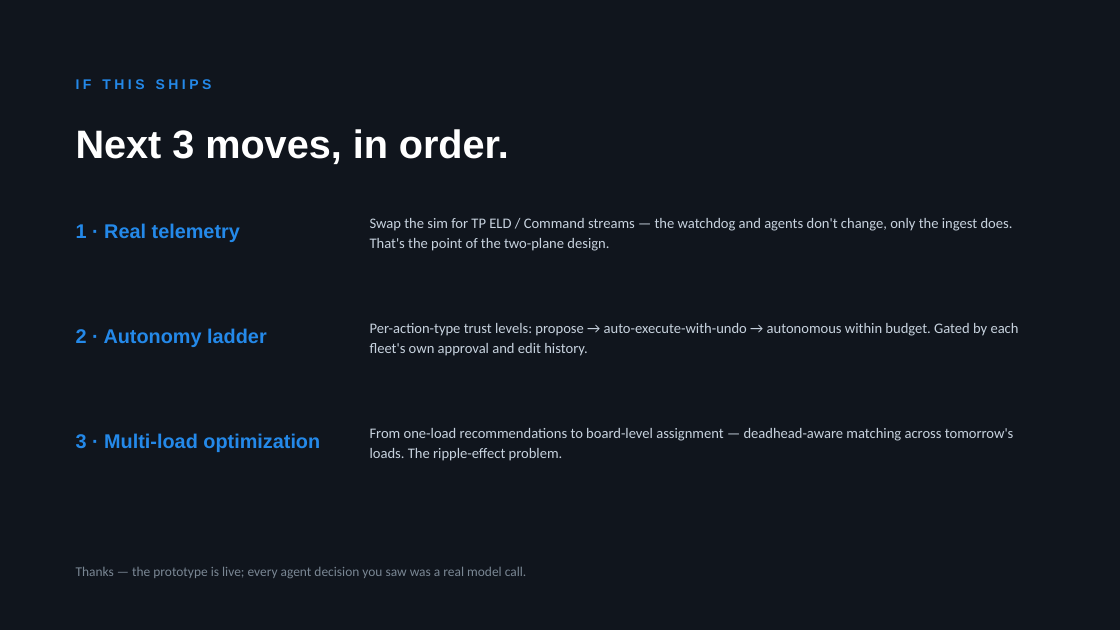
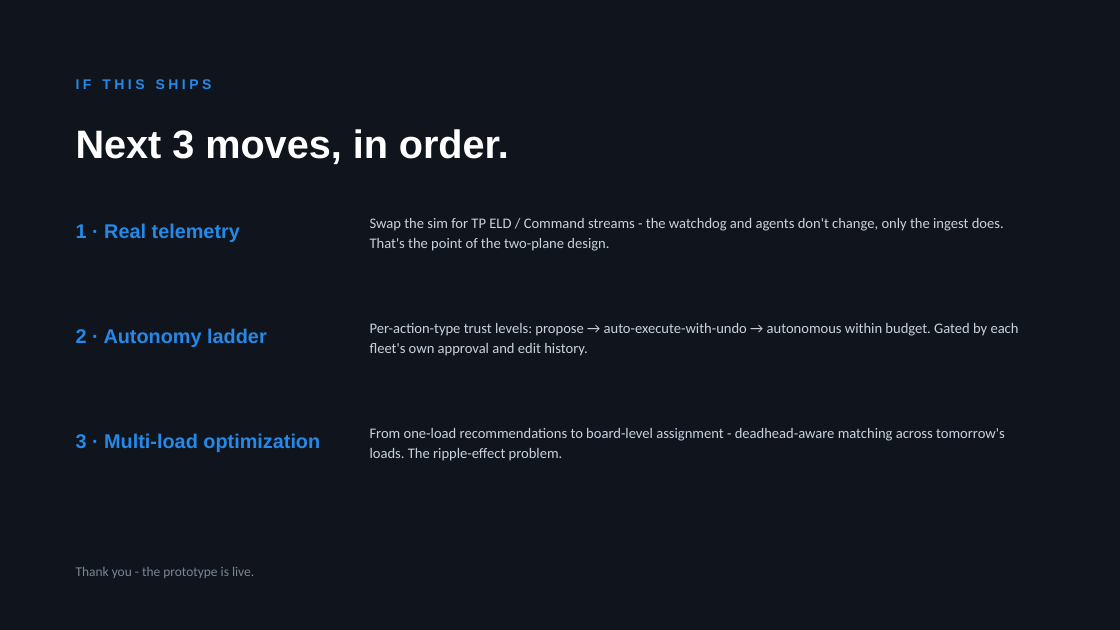
Before and after one commit to asing508/TruckerPath, a slide deck: slide 10 of docs/Fleet-Copilot-Deck.pptx. Drawn at 1120x630 pixels with LibreOffice and Linux fonts; fonts in the diff are those of the drawing. Boxes give left, top, right and bottom in pixels: in the first picture for what was removed or moved away, otherwise in the second. Text is boxed around its words. In the diff, an @@ line names an element or a change of style, - is before the commit and + after.

```diff
--- a/docs/Fleet-Copilot-Deck.pptx
+++ b/docs/Fleet-Copilot-Deck.pptx
@@ text at [370, 218, 1004, 251]: text changed @@
-Swap the sim for TP ELD / Command streams — the watchdog and agents don't change, only the ingest does. That's the point of the two-plane design.
+Swap the sim for TP ELD / Command streams - the watchdog and agents don't change, only the ingest does. That's the point of the two-plane design.
@@ text at [370, 428, 1005, 461]: text changed @@
-From one-load recommendations to board-level assignment — deadhead-aware matching across tomorrow's loads. The ripple-effect problem.
+From one-load recommendations to board-level assignment - deadhead-aware matching across tomorrow's loads. The ripple-effect problem.
@@ text at [76, 567, 254, 578]: text changed @@
-Thanks — the prototype is live; every agent decision you saw was a real model call.
+Thank you - the prototype is live.
```
Also in this commit, not shown: 8 other slides changed, 2 other files.
